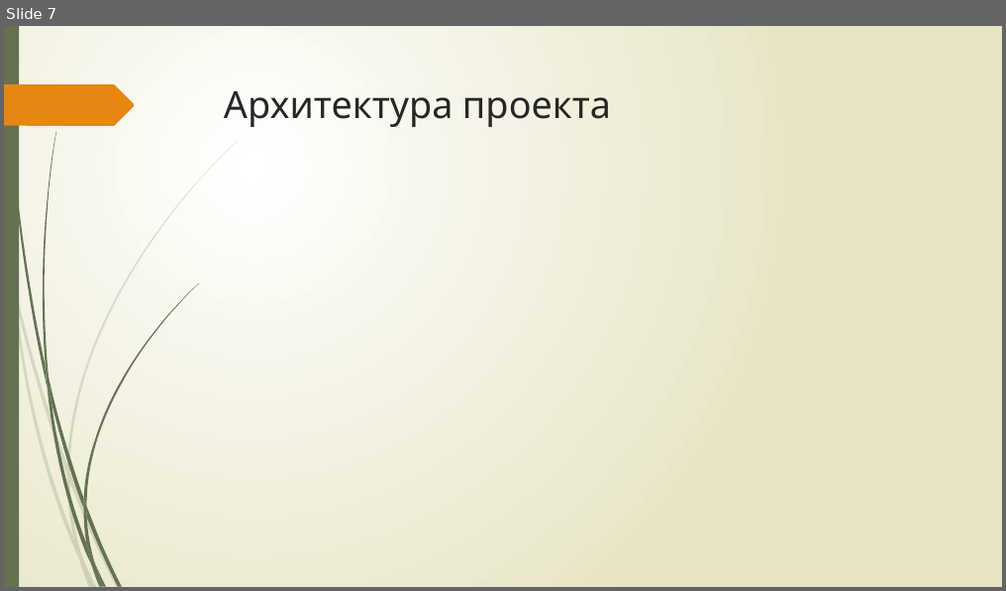
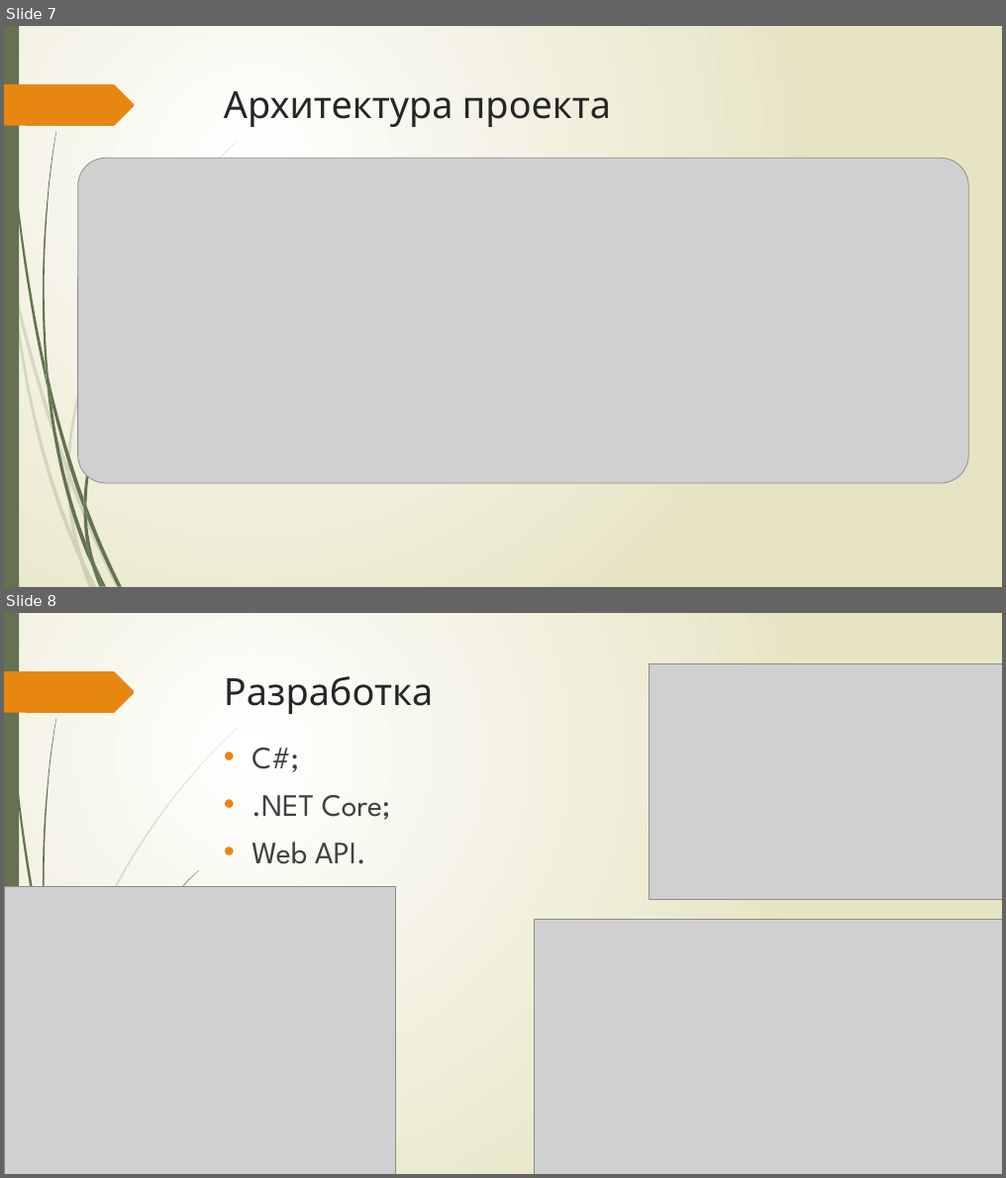
Before and after one commit to IbragimGabi/Diploma, a slide deck: презентация.pptx. Shown one above the other, each under a label of ours: slide 7 before the commit, slides 7 and 8 after it. The pictures are 1006x591 and 1006x1178 pixels, drawn with LibreOffice and Linux fonts; fonts in the diff are those of the drawing; grey boxes stand for pictures. Boxes give left, top, right and bottom in pixels: in the first picture for what was removed or moved away, otherwise in the second. Text is boxed around its words. In the diff, an @@ line names an element or a change of style, - is before the commit and + after.

```diff
--- a/презентация.pptx
+++ b/презентация.pptx
@@ slide 8 added at (4,613,1002,1174), background gradient #FFFFFF to #E8E6C4; not listed: 17 template elements that a slide beside it also shows @@
@@ picture added at (648,663,1002,900) @@
@@ title added at (224,676,433,714), 36 pt, text #262626 @@
+Разработка
@@ text added at (252,748,390,864), 30 pt, text #404040 @@
+• C#;
+• .NET Core;
+• Web API.
@@ picture added at (4,887,396,1174) @@
@@ picture added at (534,919,1002,1174) @@
@@ slide 7 changed as well @@
@@ picture added at (78,158,969,483) @@
```
Also in this commit, not shown: 7 other slides changed, 1 other slide added, 4 slides removed, 4 other files.
